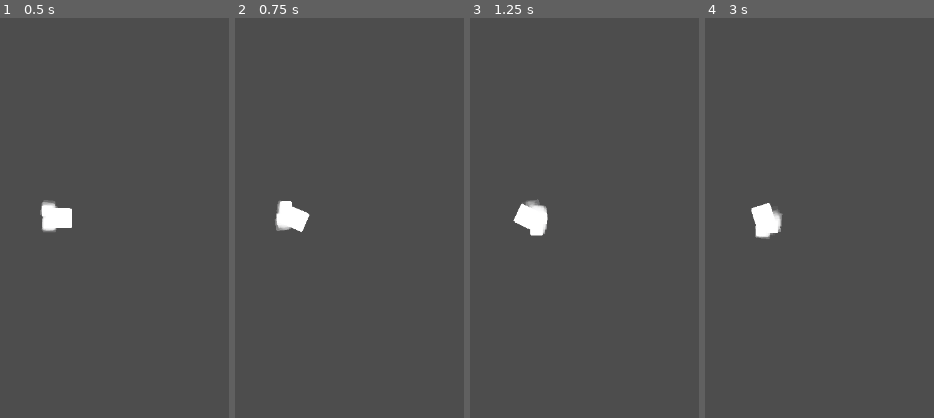
Above: before the commit, frames 1-4 (left to right).
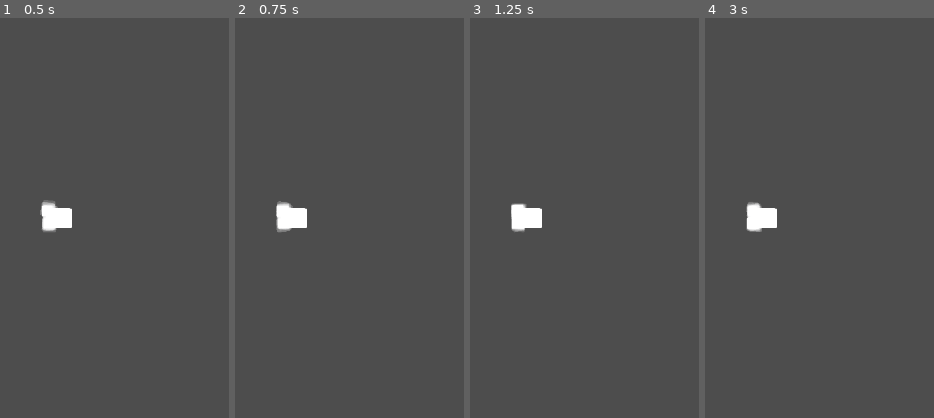
Above: after the commit, the same moments.

Repository: freesstylers/GoofyAhhCar
Game: Godot game, scene res://Assets/Scenes/Maps/PruebaMapas.tscn
The game is run twice, just before and just after one commit, with the same random seed, the same clock (stepped at 60 frames per second) and the same inputs. The project has no main scene, so this scene is started directly.
Inputs (mouse positions are % of the whole screen's width and height, from its top left):
- Up to frame 1 (0.5 s): no input
- Up to frame 2 (0.75 s): tap Enter at 0.5 s; move the mouse to (51, 45) at 0.52 s; hold Right (right) from 0.53 s (still down); click (51, 45) at 0.67 s
- Up to frame 3 (1.25 s): keep holding Right (right)
- Up to frame 4 (3 s): release Right (right) at 1.25 s; tap Space (Accelerate) at 1.25, 2.75 s; drag from (outside the picture) to (4, 70) at 1.27 s; tap Enter at 2 s; move the mouse to (30, 28) at 2.02 s; hold Right (right) 2.03-2.75 s; drag from (4, 70) to (outside the picture) at 2.77 s
The pictures show only the part of the screen within x 0-50%, y 25-75%; the shares and areas given below are measured in that part.

Frame 1 is identical in both runs. In frame 2, 0.3% of the frame differs, in the area x 17-33%, y 45-54%; in frame 3, 0.7%; in frame 4, 0.7%, in the area x 17-35%, y 46-56%.

Commit message:
El player el player

Diff:
--- a/clusy-cart/Assets/Scenes/Player.tscn
+++ b/clusy-cart/Assets/Scenes/Player.tscn
@@ -5,8 +5,8 @@
 [ext_resource type="Script" path="res://Assets/Scripts/Player/PlayerVisualizer.gd" id="3_ppvnt"]
 [ext_resource type="Script" path="res://Assets/Scripts/Player/PlayerInput.gd" id="4_am62n"]
 
-[sub_resource type="CircleShape2D" id="CircleShape2D_l1kpm"]
-radius = 25.0
+[sub_resource type="RectangleShape2D" id="RectangleShape2D_igi41"]
+size = Vector2(44, 34)
 
 [sub_resource type="Curve" id="Curve_m3yul"]
 _data = [Vector2(0, 1), 0.0, 0.0, 0, 0, Vector2(1, 0), -4.52685, 0.0, 0, 0]
@@ -16,20 +16,11 @@
 offsets = PackedFloat32Array(0, 0.0666667, 1)
 colors = PackedColorArray(1, 1, 1, 1, 1, 1, 1, 0.403922, 1, 1, 1, 0)
 
-[node name="Player" type="RigidBody2D"]
-position = Vector2(599, 660)
-gravity_scale = 0.0
-center_of_mass_mode = 1
-linear_damp = 5.0
-angular_damp = 3.0
+[node name="Player" type="CharacterBody2D"]
 script = ExtResource("1_a0fay")
-ACCELERATION = 10000.0
-MAX_SPEED = 100.0
-ANGULAR_ACCELERATION = 10000.0
-MAX_ANGULAR_VELOCITY = 1000.0
 
 [node name="CollisionShape2D" type="CollisionShape2D" parent="."]
-shape = SubResource("CircleShape2D_l1kpm")
+shape = SubResource("RectangleShape2D_igi41")
 
 [node name="PlayerVisualizer" type="Sprite2D" parent="."]
 scale = Vector2(1.3, 1)
--- a/clusy-cart/Assets/Scripts/Player/PlayerMovement.gd
+++ b/clusy-cart/Assets/Scripts/Player/PlayerMovement.gd
@@ -1,126 +1,96 @@
-extends RigidBody2D
+extends CharacterBody2D
 class_name Player
-
-@export var ACCELERATION := 1000.0
-@export var MAX_SPEED := 400.0
-
-@export var ANGULAR_ACCELERATION := 50.0
-@export var MAX_ANGULAR_VELOCITY := 5.0
-
-#@export var ANGULAR_ANGLES := 5.0
-
-
-#BOOST RELATED
-var boostTimer : Timer = null
-var driftingTimer : Timer = null
-var boostAvailable : bool = false
-
-#POWERUP RELATED
-var betterHandling : bool = false
-
-var turningRight : bool = false
-var turningLeft : bool = false
-var used_acceleration : float = 0
-var used_andular_acceleration : float = 0
 
 var imagen : Sprite2D = null
 
-var speed : float = 0.0
+###########################################NUEVO SISTEMA
+@export var wheel_base : float = 70  # Distance from front to rear wheel
+@export var steering_angle : float = 15  # Amount that front wheel turns, in degrees
+
+@export var steer_angle : float = 0.0
+@export var engine_power : float = 800  # Forward acceleration force.
+
+var acceleration : Vector2 = Vector2.ZERO
+@export var friction : float = -0.9
+@export var drag : float = -0.0015
+@export var braking : float = -450
+@export var max_speed_reverse : float = 250
+@export var slip_speed : float = 400  # Speed where traction is reduced
+@export var traction_fast : float = 0.1  # High-speed traction
+@export var traction_slow : float = 0.7  # Low-speed traction
+###############################################
+
+var maxVelGotten : bool = false
 
 func _ready():
-	boostTimer = $BoostTimer
-	driftingTimer = $DriftingTimer
-
 	Globals.ThePlayer = self
-	Globals.player_death.connect(PlayerDeath)
 	Globals.game_init_everything.connect(on_game_init_everything)
-	used_acceleration = ACCELERATION
-	used_andular_acceleration = ANGULAR_ACCELERATION
 
 func _process(_delta):
+	pass
 
+func get_input():
+	var turn = 0
+	if Input.is_action_pressed("right"):
+		turn += 1
+	if Input.is_action_pressed("left"):
+		turn -= 1
+	steer_angle = turn * steering_angle
 	if Input.is_action_pressed("up"):
-		if speed <= 1.0:
-			speed+=0.1
+		#TODO SONIDO
+		acceleration = transform.x * engine_power
+	if Input.is_action_pressed("back"):
+		acceleration = transform.x * braking
+
+func _physics_process(delta):
+	acceleration = Vector2.ZERO
+	get_input()
+	apply_friction()
+	calculate_steering(delta)
+	velocity += acceleration * delta
+
+	var collision = move_and_collide(velocity*delta)
+	if collision:
+		#TODO SONIDO
+		velocity = velocity.bounce(collision.get_normal())
+
+func apply_friction():
+	if velocity.length() < 5:
+		velocity = Vector2.ZERO
+	var friction_force = velocity * friction
+	var drag_force = velocity * velocity.length() * drag
+	if velocity.length() < 100:
+		friction_force *= 3
+
+	acceleration += drag_force + friction_force
+	#Cuando llega a velocidad maxima hace sonido, y hasta que no vuelve a llegar no vuelve a sonar
+	if acceleration.length() < 0.1:
+		if not maxVelGotten:
+			#TODO SONIDO
+			maxVelGotten = true
 	else:
-		if speed >= 0.1:
-			speed-=0.1
-	if Input.is_action_pressed("back"):
-		if speed >= -1.0:
-			speed -= 0.1
-	else:
-		if speed <= -0.1:
-			speed += 0.1
-	if Input.is_action_pressed("right") or Input.is_action_pressed("left"):
-		if Input.is_action_pressed("right"):
-			turningRight = true
-			turningLeft = false
-		elif Input.is_action_pressed("left"):
-			turningRight = false
-			turningLeft = true
-	else:
-		turningRight = false
-		turningLeft = false
+		maxVelGotten = false
 
 
-	var steering_input = 0
-	if turningRight and not turningLeft:
-		steering_input = 1.0
-	if turningLeft and not turningRight:
-		steering_input = -1.0
-
-	# Rotate the body based on the steering input
-	apply_torque(used_andular_acceleration * steering_input)
-
-	if abs(angular_velocity) > MAX_ANGULAR_VELOCITY:
-		set_angular_velocity(sign(angular_velocity) * MAX_ANGULAR_VELOCITY)
-		#angular_velocity = sign(angular_velocity) * MAX_ANGULAR_VELOCITY
-
-	#Accelerate towards the direction the player is facing
-	var steering_direction = Vector2(1.0, 0).rotated(rotation)
-
-	if linear_velocity.length() > MAX_SPEED:
-		linear_velocity = linear_velocity.normalized() * MAX_SPEED
-
-	apply_force(steering_direction * used_acceleration * speed)
-
-#Rotate the player so that it "bounces" away from the wall
-func PlayerCollidedWithWall(wall:Node2D):
-	linear_velocity = linear_velocity.bounce((Vector2((get_viewport().size/2)) - wall.global_position).normalized())
-	look_at(global_position + linear_velocity)
-
-func StartBoosting():
-	boostTimer.start()
-	Globals.player_boosting_state_changed.emit(true)
-
-func StopBoosting():
-	used_acceleration = ACCELERATION
-	Globals.player_boosting_state_changed.emit(false)
-
-func BoosReady():
-	boostAvailable = true
+func calculate_steering(delta):
+	var rear_wheel = position - transform.x * wheel_base / 2.0
+	var front_wheel = position + transform.x * wheel_base / 2.0
+	rear_wheel += velocity * delta
+	front_wheel += velocity.rotated(steer_angle) * delta
+	var new_heading = (front_wheel - rear_wheel).normalized()
+	var traction = traction_slow
+	if velocity.length() > slip_speed:
+		traction = traction_fast
+	var d = new_heading.dot(velocity.normalized())
+	if d > 0:
+		velocity = velocity.lerp(new_heading * velocity.length(), traction)
+	if d < 0:
+		velocity = -new_heading * min(velocity.length(), max_speed_reverse)
+	rotation = new_heading.angle()
 
 #####GLOBAL SIGNALS#####
 
-func PlayerDeath():
-#	GlobalConstants.ThePlayer = null
-#	queue_free()
-	linear_velocity = Vector2(0,0)
-	angular_velocity = 0
-	used_acceleration = 0
-	used_andular_acceleration = 0
-
-func on_power_up_chosen(PowerUp : Globals.PowerUp):
-	#match PowerUp:
-		#Globals.PowerUp.BETTER_HANDLING:
-			#used_andular_acceleration = BETTER_ANGULAR_ACCELERATION
-	pass
-
 func on_game_init_everything():
-	used_acceleration = ACCELERATION
-	used_andular_acceleration = ANGULAR_ACCELERATION
-	rotation = 0
-	boostAvailable = false
 	#Position the player right in the middle of the screen
 	var screen_size = get_viewport().size
 	var center_screen = Vector2(screen_size.x / 2, screen_size.y / 2)
